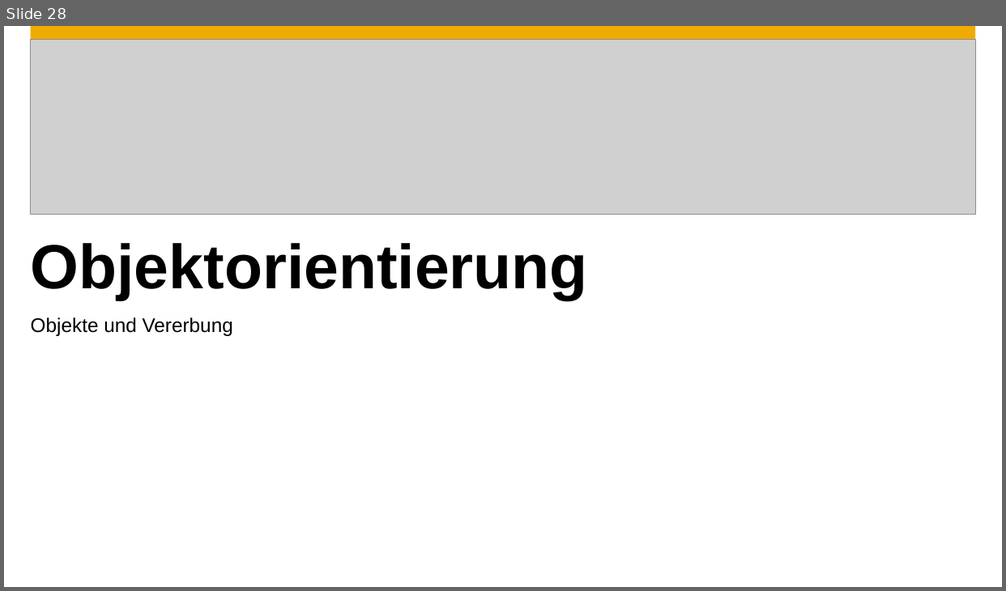
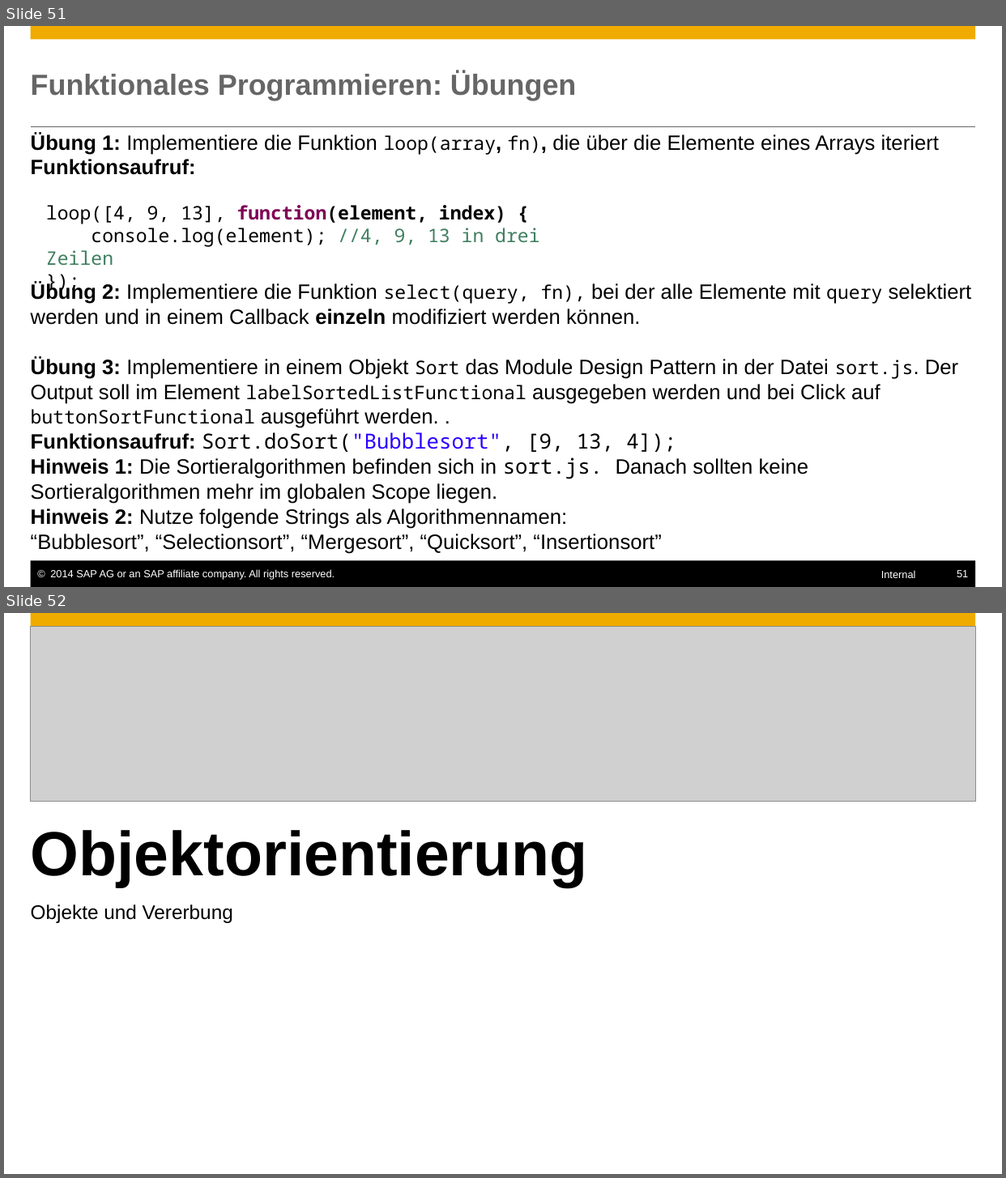
Before and after one commit to ofrendo/JSCrossCourse, a slide deck: JSCrosscourse.pptx. Shown one above the other, each under a label of ours: slide 28 before the commit, slides 51 and 52 after it. The pictures are 1006x591 and 1006x1178 pixels, drawn with LibreOffice and Linux fonts; fonts in the diff are those of the drawing; grey boxes stand for pictures; background and template pictures are left out. Boxes give left, top, right and bottom in pixels: in the first picture for what was removed or moved away, otherwise in the second. Text is boxed around its words. In the diff, an @@ line names an element or a change of style, - is before the commit and + after.

```diff
--- a/JSCrosscourse.pptx
+++ b/JSCrosscourse.pptx
@@ slide 51 added at (4,26,1002,587), background #FFFFFF; not listed: 1 template element that a slide beside it also shows @@
@@ title added at (31,72,576,101), 28 pt, text #666666, bold @@
+Funktionales Programmieren: Übungen
@@ line added from (30, 127) to (975, 127), #666666 0.5 pt @@
@@ text added at (31,133,972,554), 20 pt, text #000000 @@
+Übung 1: Implementiere die Funktion loop(array, fn), die über die Elemente eines Arrays iteriert
+Funktionsaufruf:
+Übung 2: Implementiere die Funktion select(query, fn), bei der alle Elemente mit query selektiert werden und in einem Callback einzeln modifiziert werden können.
+Übung 3: Implementiere in einem Objekt Sort das Module Design Pattern in der Datei sort.js. Der Output soll im Element labelSortedListFunctional ausgegeben werden und bei Click auf buttonSortFunctional ausgeführt werden. .
+Funktionsaufruf: Sort.doSort("Bubblesort", [9, 13, 4]);
+Hinweis 1: Die Sortieralgorithmen befinden sich in sort.js. Danach sollten keine Sortieralgorithmen mehr im globalen Scope liegen.
+Hinweis 2: Nutze folgende Strings als Algorithmennamen:
+“Bubblesort”, “Selectionsort”, “Mergesort”, “Quicksort”, “Insertionsort”
@@ text added at (46,205,539,266), 18 pt, text #000000 @@
+loop([4, 9, 13], function(element, index) {
+console.log(element); //4, 9, 13 in drei Zeilen
+});
@@ rectangle added at (30,561,975,587), fill #000000 @@
@@ text added at (50,570,334,580), 10 pt, text #FFFFFF @@
+© 2014 SAP AG or an SAP affiliate company. All rights reserved.
@@ text added at (881,570,916,578), 10 pt, text #FFFFFF @@
+Internal
@@ page number added at (957,570,968,578), 10 pt, text #FFFFFF @@
+51
@@ what was slide 28 is now slide 52 @@
```
Also in this commit, not shown: 1 slide changed, 23 other slides added, 1 other file.
